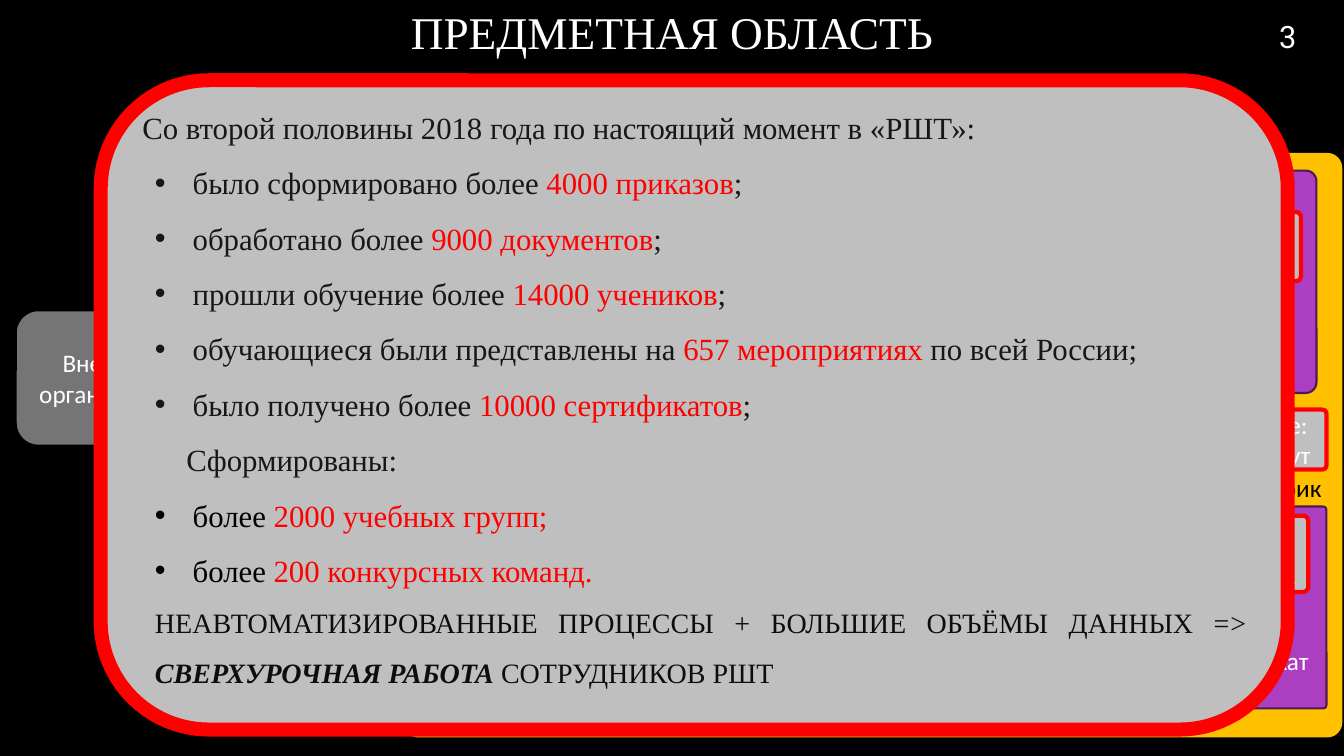
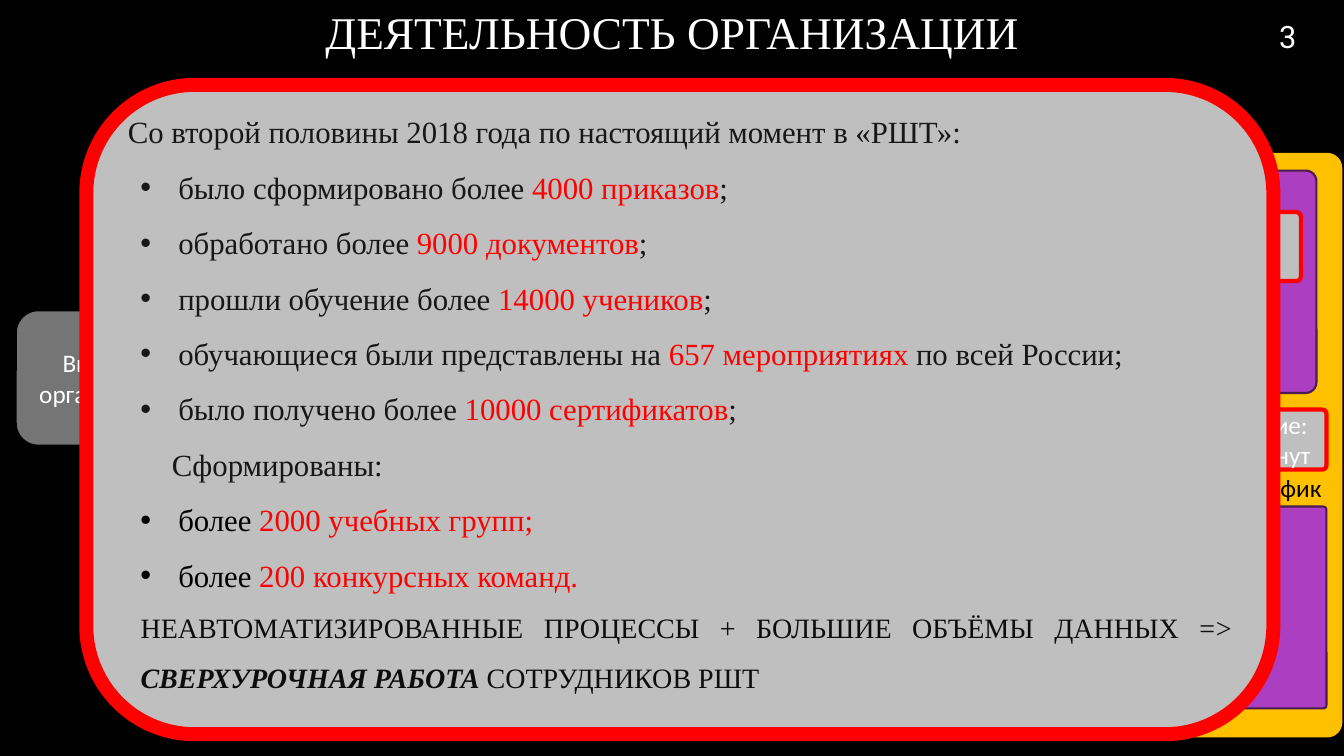
Before and after one commit to RAdKuzur/ASTU, a slide deck: slide 3 of Дипломная работа/Консультации Хоменко/Презентация.pptx. Drawn at 1344x756 pixels with LibreOffice and Linux fonts; fonts in the diff are those of the drawing; grey boxes stand for pictures; background and template pictures are left out. Boxes give left, top, right and bottom in pixels: in the first picture for what was removed or moved away, otherwise in the second. Text is boxed around its words. In the diff, an @@ line names an element or a change of style, - is before the commit and + after.

```diff
--- a/Дипломная работа/Консультации Хоменко/Презентация.pptx
+++ b/Дипломная работа/Консультации Хоменко/Презентация.pptx
@@ title at (325, 19, 1018, 58): text changed @@
-ПРЕДМЕТНАЯ ОБЛАСТЬ
+ДЕЯТЕЛЬНОСТЬ ОРГАНИЗАЦИИ
@@ rounded rectangle "Со второй половины 2018 года ...": place and size @@
-rounded rectangle "Со второй половины 2018 года ..." at (101, 81, 1289, 730)
+rounded rectangle "Со второй половины 2018 года ..." at (87, 85, 1274, 734)
@@ rounded rectangle removed at (1175, 516, 1309, 593) @@
-Создание:
-≈30 минут
@@ text removed at (1184, 650, 1309, 677) @@
-Сертификат
```
Also in this commit, not shown: 3 other slides changed, 2 other files.
